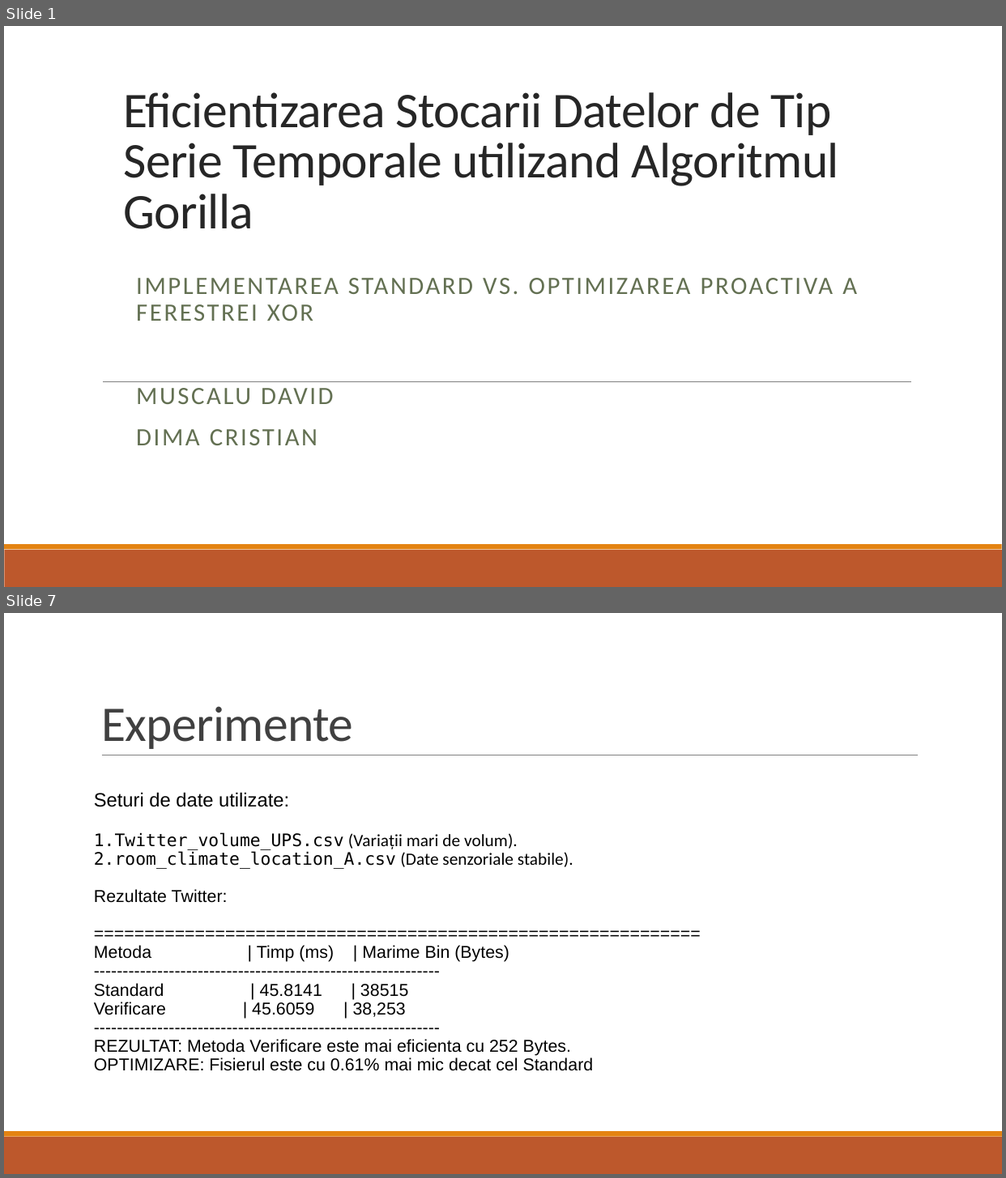
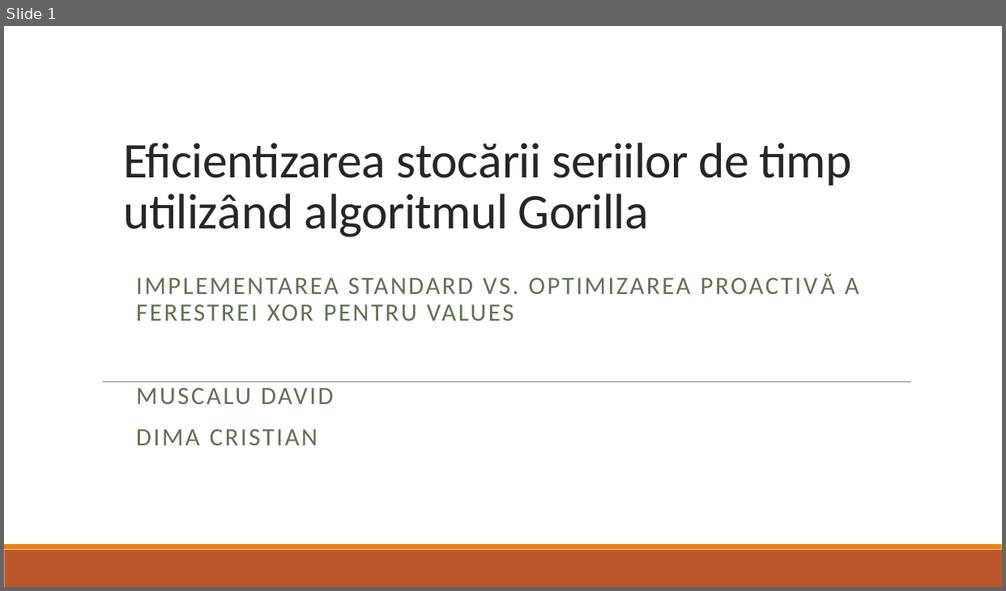
Before and after one commit to dimacul/PROIECT_PROCESAREA_SEMNALELOR, a slide deck: Eficientizarea Stocarii Datelor de Tip Serie Temporale utilizand.pptx. Shown one above the other, each under a label of ours: slides 1 and 7 before the commit, slide 1 after it; the slides between them are not shown. The pictures are 1006x1178 and 1006x591 pixels, drawn with LibreOffice and Linux fonts; fonts in the diff are those of the drawing. Boxes give left, top, right and bottom in pixels: in the first picture for what was removed or moved away, otherwise in the second. Text is boxed around its words. In the diff, an @@ line names an element or a change of style, - is before the commit and + after.

```diff
--- a/Eficientizarea Stocarii Datelor de Tip Serie Temporale utilizand.pptx
+++ b/Eficientizarea Stocarii Datelor de Tip Serie Temporale utilizand.pptx
@@ slide 7 removed at (x1=4, y1=613, x2=1002, y2=1174), background #FFFFFF; not listed: 2 template elements that a slide beside it also shows @@
@@ title removed at (x1=101, y1=706, x2=353, y2=749) @@
-Experimente
@@ line removed from (102, 756) to (918, 756) @@
@@ text removed at (x1=94, y1=792, x2=594, y2=1071) @@
-Seturi de date utilizate:
-1. Twitter_volume_UPS.csv (Variații mari de volum).
-2. room_climate_location_A.csv (Date senzoriale stabile).
-Rezultate Twitter:
-============================================================
-Metoda | Timp (ms) | Marime Bin (Bytes)
-------------------------------------------------------------
-Standard | 45.8141 | 38515
-Verificare | 45.6059 | 38,253
-------------------------------------------------------------
-REZULTAT: Metoda Verificare este mai eficienta cu 252 Bytes.
-OPTIMIZARE: Fisierul este cu 0.61% mai mic decat cel Standard
@@ slide 1 changed as well @@
@@ title at (x1=123, y1=143, x2=851, y2=237): text changed @@
-Eficientizarea Stocarii Datelor de Tip Serie Temporale utilizand Algoritmul Gorilla
+Eficientizarea stocării seriilor de timp utilizând algoritmul Gorilla
@@ subtitle at (x1=136, y1=278, x2=859, y2=321): text changed @@
-IMPLEMENTAREA STANDARD VS. OPTIMIZAREA PROACTIVA A FERESTREI XOR
+IMPLEMENTAREA STANDARD VS. OPTIMIZAREA PROACTIVĂ A FERESTREI XOR PENTRU VALUES
```
Also in this commit, not shown: 22 slides added, 7 other slides removed, 6 other files.
